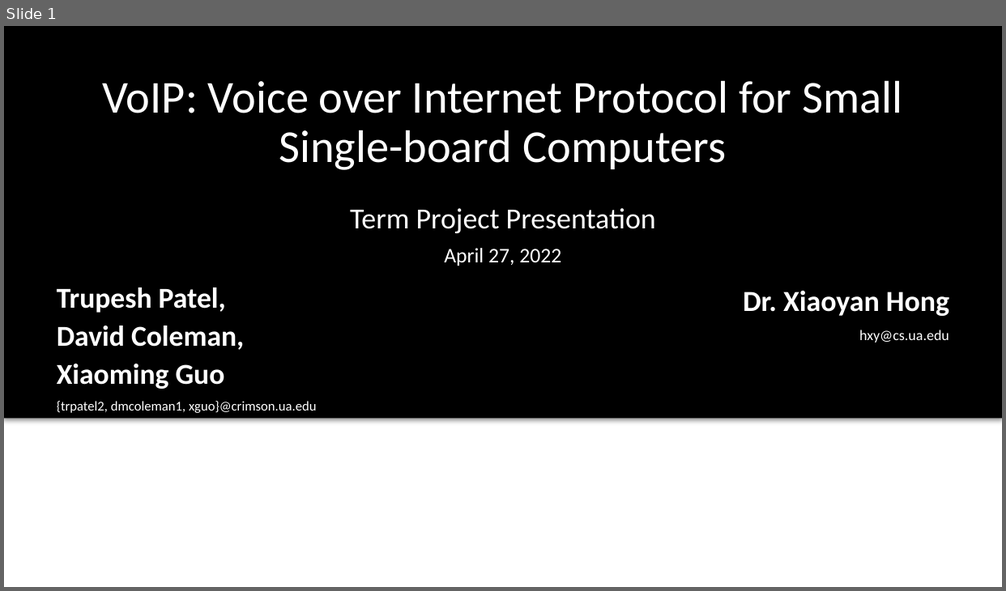
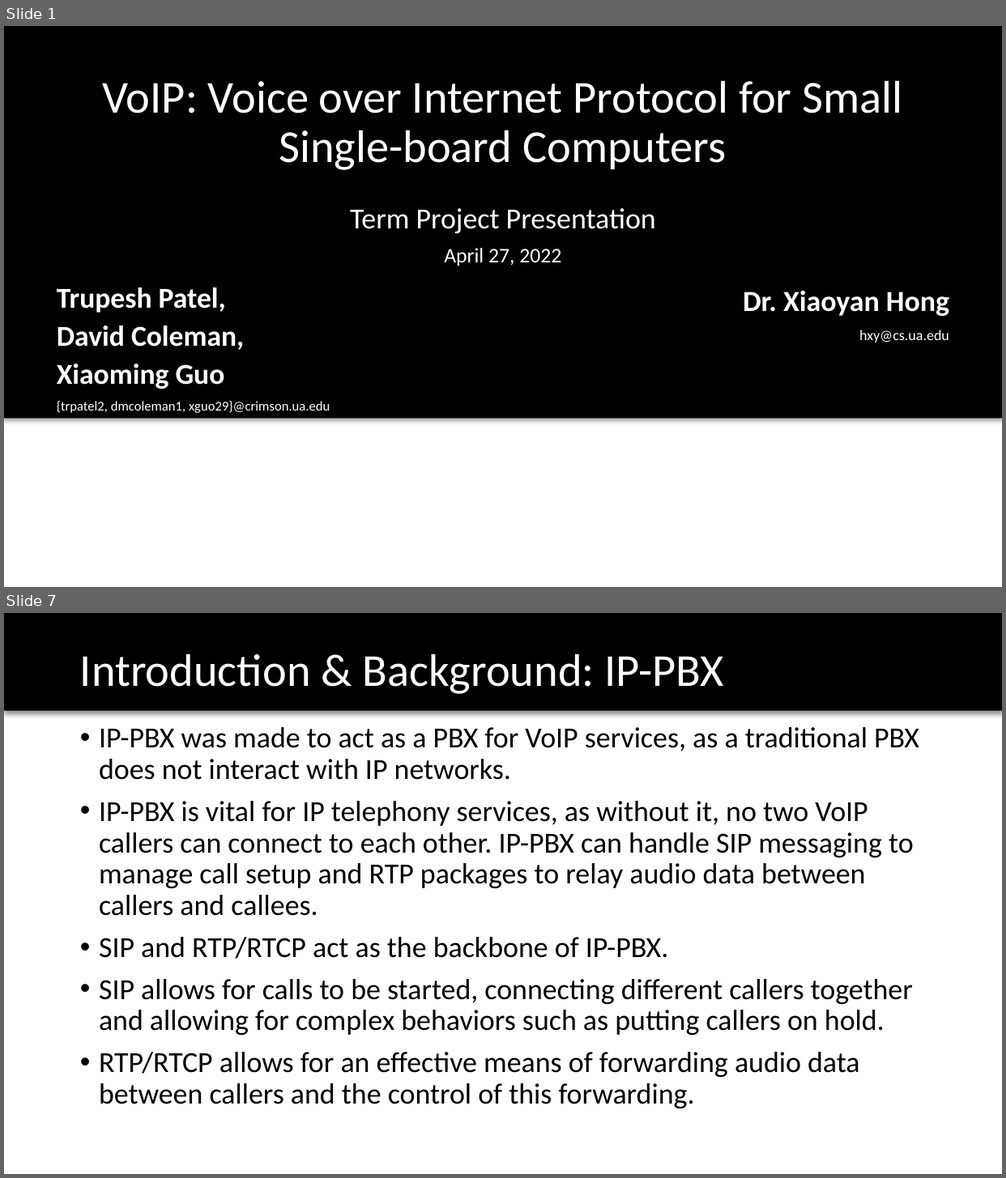
Before and after one commit to TrupeshKumarPatel/IoT_RaspberryPi, a slide deck: project_presentation/VoIP_final_presentation.pptx. Shown one above the other, each under a label of ours: slide 1 before the commit, slides 1 and 7 after it; the slides between them are not shown. The pictures are 1006x591 and 1006x1178 pixels, drawn with LibreOffice and Linux fonts; fonts in the diff are those of the drawing; background and template pictures are left out. Boxes give left, top, right and bottom in pixels: in the first picture for what was removed or moved away, otherwise in the second. Text is boxed around its words. In the diff, an @@ line names an element or a change of style, - is before the commit and + after.

```diff
--- a/project_presentation/VoIP_final_presentation.pptx
+++ b/project_presentation/VoIP_final_presentation.pptx
@@ slide 7 added at [4, 613, 1002, 1174], background #FFFFFF @@
@@ rectangle added at [4, 613, 1002, 711], fill #000000 @@
@@ title added at [80, 653, 724, 694], 44 pt, text #FFFFFF @@
+Introduction & Background: IP-PBX
@@ text added at [99, 727, 919, 1109], 28 pt, text #000000 @@
+• IP-PBX was made to act as a PBX for VoIP services, as a traditional PBX does not interact with IP networks.
+• IP-PBX is vital for IP telephony services, as without it, no two VoIP callers can connect to each other. IP-PBX can handle SIP messaging to manage call setup and RTP packages to relay audio data between callers and callees.
+• SIP and RTP/RTCP act as the backbone of IP-PBX.
+• SIP allows for calls to be started, connecting different callers together and allowing for complex behaviors such as putting callers on hold.
+• RTP/RTCP allows for an effective means of forwarding audio data between callers and the control of this forwarding.
@@ slide 1 changed as well @@
@@ text at [57, 401, 330, 413]: text changed @@
-{trpatel2, dmcoleman1, xguo}@crimson.ua.edu
+{trpatel2, dmcoleman1, xguo29}@crimson.ua.edu
```
Also in this commit, not shown: 18 other slides added, 1 other file.
